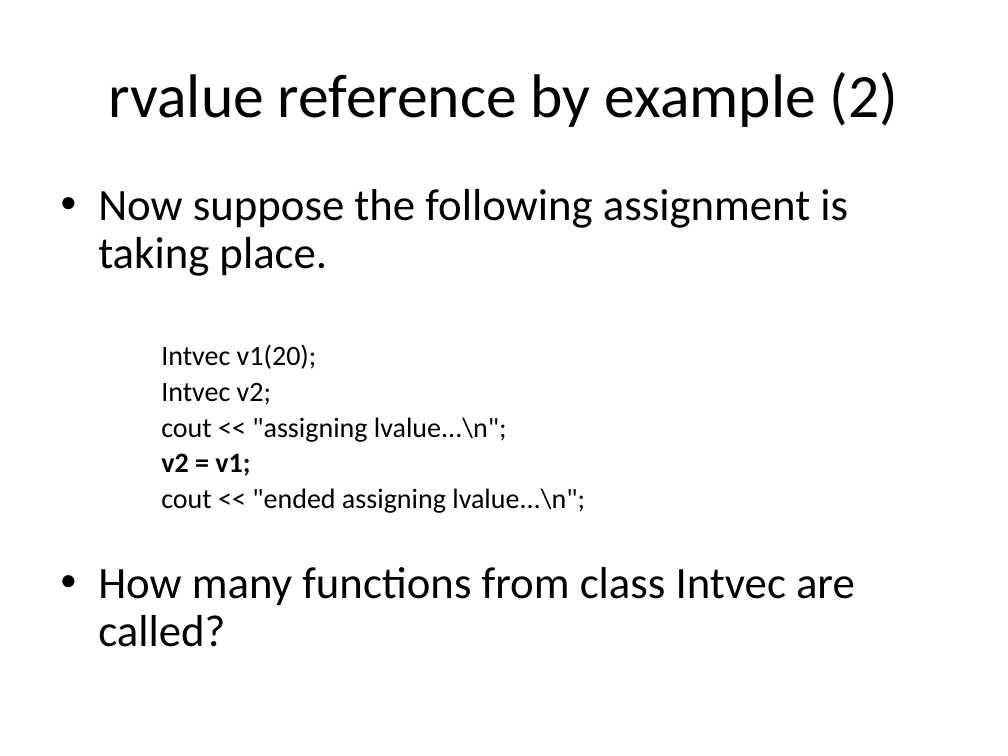
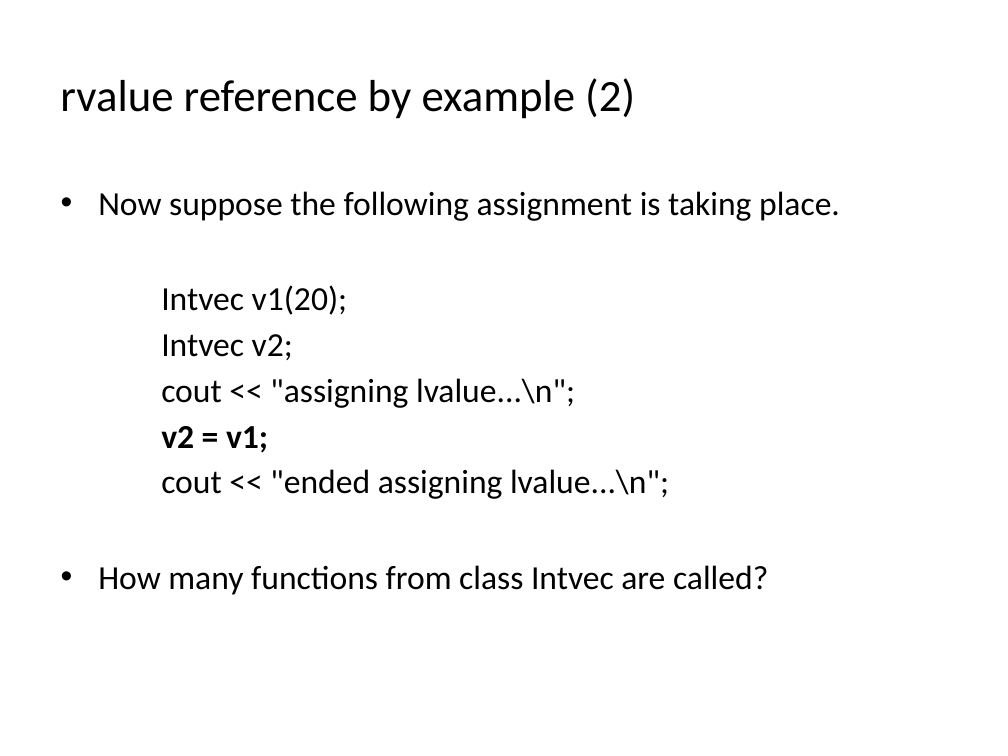
Before and after one commit to codengrow/scj, a slide deck: slide 7 of season1/episode2/rvalue-reference.odp. Drawn at 1008x756 pixels with LibreOffice and Linux fonts; fonts in the diff are those of the drawing; background and template pictures are left out. Boxes give left, top, right and bottom in pixels: in the first picture for what was removed or moved away, otherwise in the second. Text is boxed around its words. In the diff, an @@ line names an element or a change of style, - is before the commit and + after.

```diff
--- a/season1/episode2/rvalue-reference.odp
+++ b/season1/episode2/rvalue-reference.odp
@@ title "rvalue reference by example (2)" at box(60, 78, 635, 119): size 44 to 32 pt; alignment centre to left @@
@@ text "Now suppose the following assignment ..." at box(98, 191, 840, 595): size 32 to 24 pt in "Now suppose the following assignment is taking ...", "How many functions from class Intvec are ..."; size 20 to 24 pt in "Intvec v1(20);", "Intvec v2;", "cout << "assigning lvalue...\n";", "v2 = v1;" and 1 more places; line spacing 0.9 to 1 @@
```
Also in this commit, not shown: 16 other slides changed, 3 other files.
